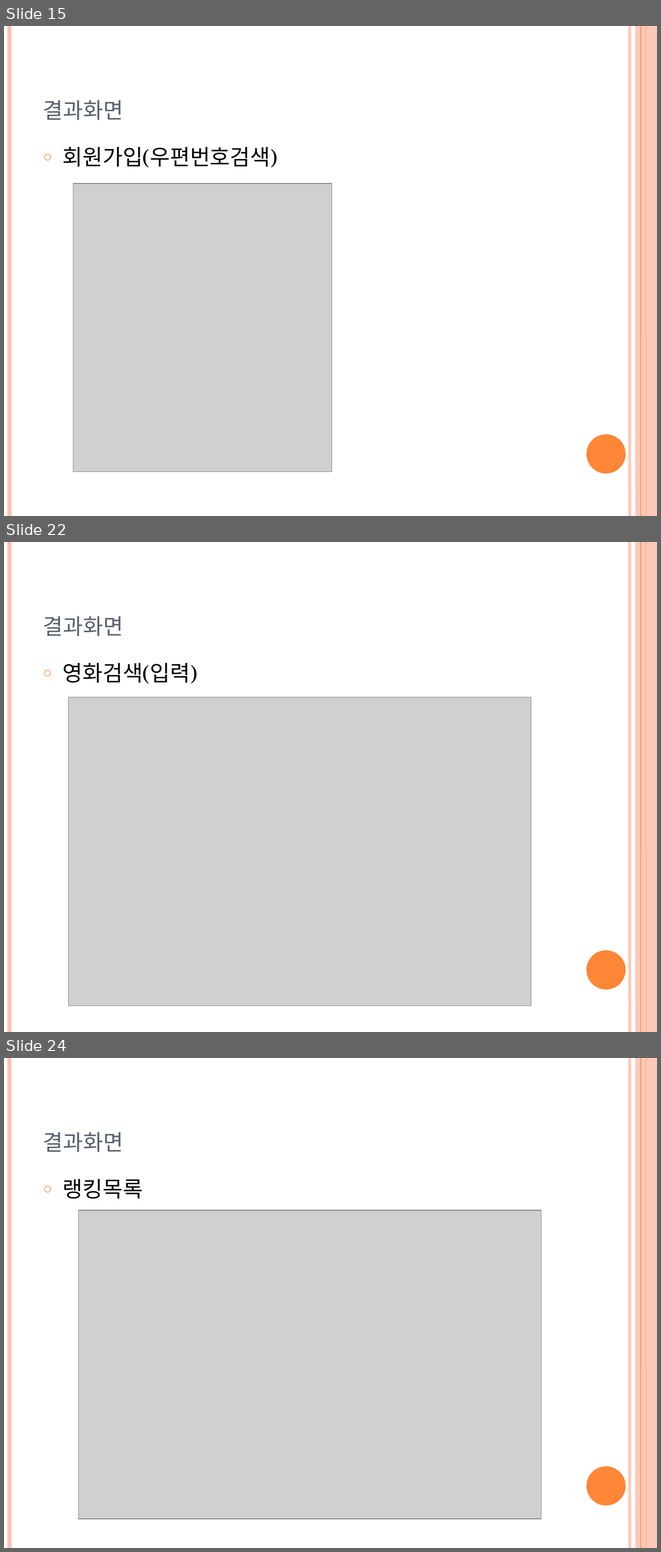
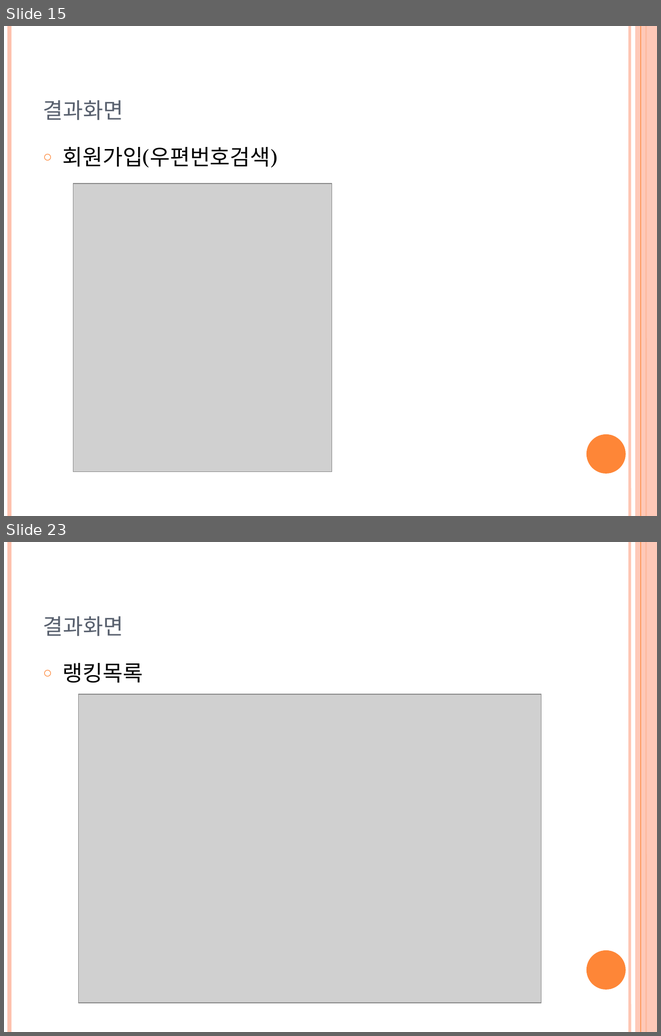
Before and after one commit to YJMovie/TeamProject, a slide deck: 영화소개 프로젝트.pptx. Shown one above the other, each under a label of ours: slides 15, 22 and 24 before the commit, slides 15 and 23 after it; the slides between them are not shown. The pictures are 661x1552 and 661x1036 pixels, drawn with LibreOffice and Linux fonts; fonts in the diff are those of the drawing; grey boxes stand for pictures. Boxes give left, top, right and bottom in pixels: in the first picture for what was removed or moved away, otherwise in the second. Text is boxed around its words. In the diff, an @@ line names an element or a change of style, - is before the commit and + after.

```diff
--- a/영화소개 프로젝트.pptx
+++ b/영화소개 프로젝트.pptx
@@ slide 22 removed at bbox=[4, 542, 657, 1032], background #FFFFFF; not listed: 6 template elements that a slide beside it also shows @@
@@ title removed at bbox=[43, 616, 123, 636] @@
-결과화면
@@ text removed at bbox=[63, 663, 197, 684] @@
-○ 영화검색(입력)
@@ picture removed at bbox=[68, 697, 531, 1005] @@
@@ what was slide 24 is now slide 23 @@
```
Also in this commit, not shown: 9 slides changed, 13 other files.
